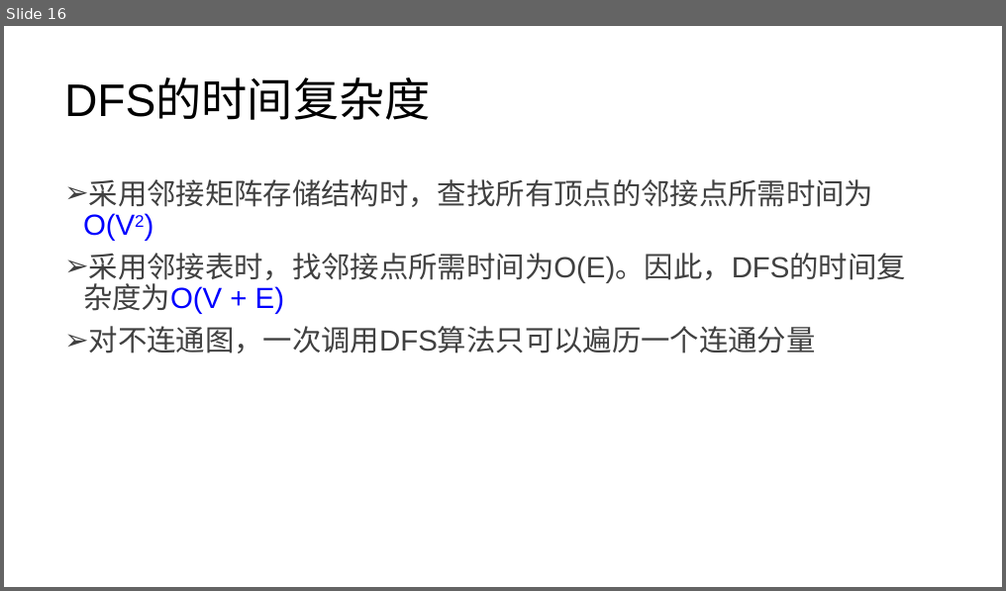
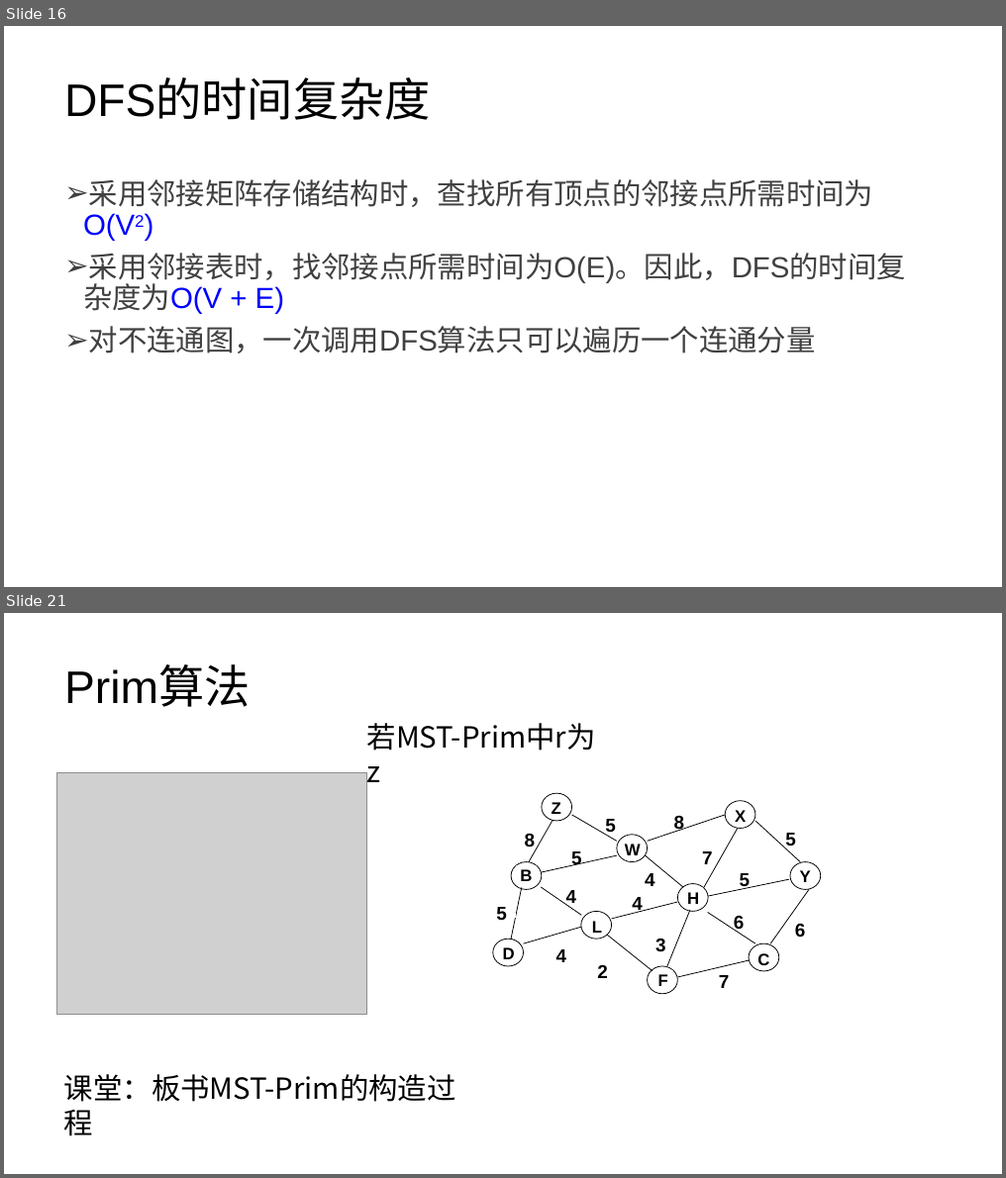
Before and after one commit to lezhang-thu/data-structure, a slide deck: 图/2022秋季-数据结构-第6章-图a.pptx. Shown one above the other, each under a label of ours: slide 16 before the commit, slides 16 and 21 after it; the slides between them are not shown. The pictures are 1006x591 and 1006x1178 pixels, drawn with LibreOffice and Linux fonts; fonts in the diff are those of the drawing; grey boxes stand for pictures. Boxes give left, top, right and bottom in pixels: in the first picture for what was removed or moved away, otherwise in the second. Text is boxed around its words. In the diff, an @@ line names an element or a change of style, - is before the commit and + after.

```diff
--- a/图/2022秋季-数据结构-第6章-图a.pptx
+++ b/图/2022秋季-数据结构-第6章-图a.pptx
@@ slide 21 added at (4, 613, 1002, 1174), background #FFFFFF @@
@@ title added at (64, 666, 250, 707), 44 pt, text #000000 @@
+Prim算法
@@ text added at (367, 723, 596, 751), 28 pt, text #000000 @@
+若MST-Prim中r为z
@@ picture added at (57, 772, 367, 1015) @@
@@ ellipse added at (542, 793, 572, 821), fill #FFFFFF, outline #000000 0.75 pt @@
@@ group added at (499, 798, 816, 988): 9 rectangles, 1 text @@
+B
+C
+D
+F
+L
+H
+W
+X
+Y
+Z
@@ line added from (572, 815) to (617, 842), #000000 0.75 pt @@
@@ line added from (648, 842) to (725, 815), #000000 0.75 pt @@
@@ ellipse added at (725, 801, 755, 829), fill #FFFFFF, outline #000000 0.75 pt @@
@@ line added from (552, 821) to (529, 862), #000000 0.75 pt @@
@@ ellipse added at (617, 835, 648, 862), fill #FFFFFF, outline #000000 0.75 pt @@
@@ line added from (704, 888) to (738, 829), #000000 0.75 pt @@
@@ line added from (755, 821) to (801, 862), #000000 0.75 pt @@
@@ ellipse added at (511, 862, 542, 890), fill #FFFFFF, outline #000000 0.75 pt @@
@@ line added from (542, 872) to (617, 856), #000000 0.75 pt @@
@@ line added from (645, 856) to (684, 888), #000000 0.75 pt @@
@@ line added from (709, 896) to (789, 879), #000000 0.75 pt @@
@@ ellipse added at (790, 862, 821, 890), fill #FFFFFF, outline #000000 0.75 pt @@
@@ group added at (496, 815, 806, 988): 17 texts @@
+8
+8
+7
+5
+6
+6
+5
+5
+4
+4
+4
+5
+3
+2
+7
+4
+5
@@ line added from (522, 888) to (511, 939), #000000 0.75 pt @@
@@ line added from (541, 887) to (582, 916), #000000 0.75 pt @@
@@ line added from (612, 919) to (678, 902), #000000 0.75 pt @@
@@ ellipse added at (678, 884, 709, 912), fill #FFFFFF, outline #000000 0.75 pt @@
@@ line added from (770, 944) to (809, 890), #000000 0.75 pt @@
@@ ellipse added at (493, 939, 524, 966), fill #FFFFFF, outline #000000 0.75 pt @@
@@ line added from (524, 944) to (581, 928), #000000 0.75 pt @@
@@ ellipse added at (581, 912, 612, 940), fill #FFFFFF, outline #000000 0.75 pt @@
@@ line added from (607, 935) to (653, 971), #000000 0.75 pt @@
@@ line added from (667, 966) to (690, 910), #000000 0.75 pt @@
@@ line added from (708, 912) to (755, 944), #000000 0.75 pt @@
@@ ellipse added at (648, 966, 678, 994), fill #FFFFFF, outline #000000 0.75 pt @@
@@ line added from (678, 977) to (748, 960), #000000 0.75 pt @@
@@ ellipse added at (748, 944, 779, 971), fill #FFFFFF, outline #000000 0.75 pt @@
@@ text added at (64, 1074, 456, 1102), 28 pt, text #000000 @@
+课堂：板书MST-Prim的构造过程
```
Also in this commit, not shown: 2 slides changed, 5 other slides added, 7 other files.
